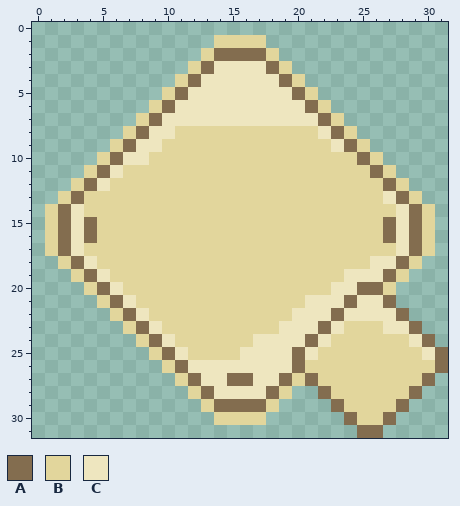
Edited in one commit: pixel-art file (Assets/Sprites/Ase/ui_belt_bg.aseprite). This is how it looked before the edit.
32x32 pixels, 1 frame.
Visible layers, top first: "Layer 3", "Layer 1".
Palette (. is transparent): A #836d4f  B #e2d69c  C #eee6bf
Pixels before, first column x 1:
 1 .............BBBB..............
 2 ............BAAAAB.............
 3 ...........BACCCCAB............
 4 ..........BACCCCCCAB...........
 5 .........BACCCCCCCCAB..........
 6 ........BACCCCCCCCCCAB.........
 7 .......BACCCCCCCCCCCCAB........
 8 ......BACCBBBBBBBBBBBCAB.......
 9 .....BACCBBBBBBBBBBBBBCAB......
10 ....BACCBBBBBBBBBBBBBBBBAB.....
11 ...BACBBBBBBBBBBBBBBBBBBBAB....
12 ..BACBBBBBBBBBBBBBBBBBBBBBAB...
13 .BABBBBBBBBBBBBBBBBBBBBBBBCAB..
14 BACBBBBBBBBBBBBBBBBBBBBBBBBCAB.
15 BACABBBBBBBBBBBBBBBBBBBBBBACAB.
16 BACABBBBBBBBBBBBBBBBBBBBBBACAB.
17 BACBBBBBBBBBBBBBBBBBBBBBBBBCAB.
18 .BACBBBBBBBBBBBBBBBBBBBBBCCAB..
19 ..BACBBBBBBBBBBBBBBBBBBCCCAB...
20 ...BACBBBBBBBBBBBBBBBBCCAAB....
21 ....BACBBBBBBBBBBBBBCCCACCA....
22 .....BACBBBBBBBBBBBCCCACCCCA...
23 ......BACBBBBBBBBBCCCACBBBCCA..
24 .......BACBBBBBBCCCCACBBBBBBCA.
25 ........BACBBBBCCCCACBBBBBBBBCA
26 .........BACCCCCCCCABBBBBBBBBBA
27 ..........BACCAACCABABBBBBBBBA.
28 ...........BACCCCAB..ABBBBBBA..
29 ............BAAAAB....ABBBBA...
30 .............BBBB......ABBA....
31 ........................AA.....
Once edited:
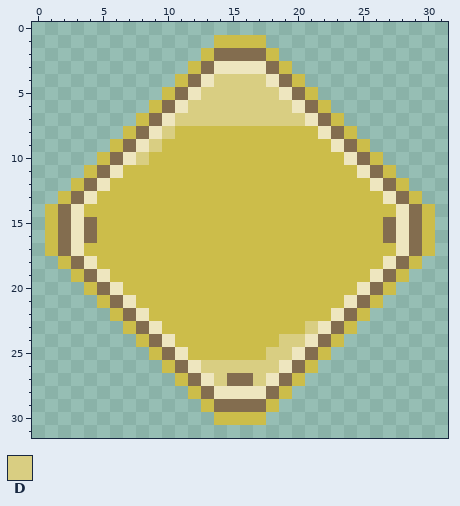
Colours new in this view: D #d9ce82
Log entry: updated belt icon slot
Changes in this commit:
layer "Layer 1 Copy" now shown
layer "Layer 3" now hidden
colour B: #e2d69c -> #ccbd4a
y 4: x 14..17 CCCC -> DDDD
y 5: x 13..18 CCCCCC -> DDDDDD
y 6: x 12..19 CCCCCCCC -> DDDDDDDD
y 7: x 11..20 CCCCCCCCCC -> DDDDDDDDDD
y 8: x 10 C -> D
y 9: x 9 C -> D
y 10: x 8 C -> D; x 24 B -> C
y 11: x 25 B -> C
y 12: x 26 B -> C
y 13: x 4 B -> C
y 18: x 26 C -> B
y 19: x 24..25 CC -> BB
y 20: x 23..25 CCA -> BBC
y 21: x 21..27 CCCACCA -> BBBCAB.
y 22: x 20..28 CCCACCCCA -> BBBCAB...
y 23: x 19..23 CCCAC -> BBDCA; x 25..29 BBCCA -> .....
y 24: x 17..22 CCCCAC -> BBDDCA; x 24..30 BBBBBCA -> .......
y 25: x 16..21 CCCCAC -> BBDDCA; x 23..31 BBBBBBBCA -> .........
y 26: x 13..18 CCCCCC -> DDDDDD; x 22..31 BBBBBBBBBA -> ..........
y 27: x 14 C -> D; x 17 C -> D; x 21..30 ABBBBBBBBA -> ..........
y 28: x 22..29 ABBBBBBA -> ........
y 29: x 23..28 ABBBBA -> ......
y 30: x 24..27 ABBA -> ....
y 31: x 25..26 AA -> ..
Changed places in both pictures, as pixel boxes (x1, y1, x2, y2):
changed: (45, 35, 448, 438)
